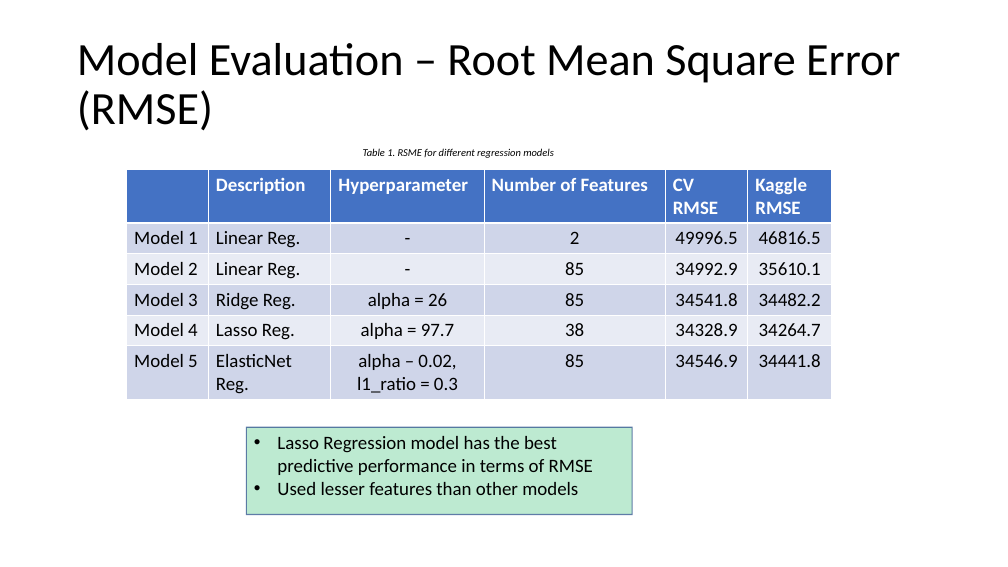
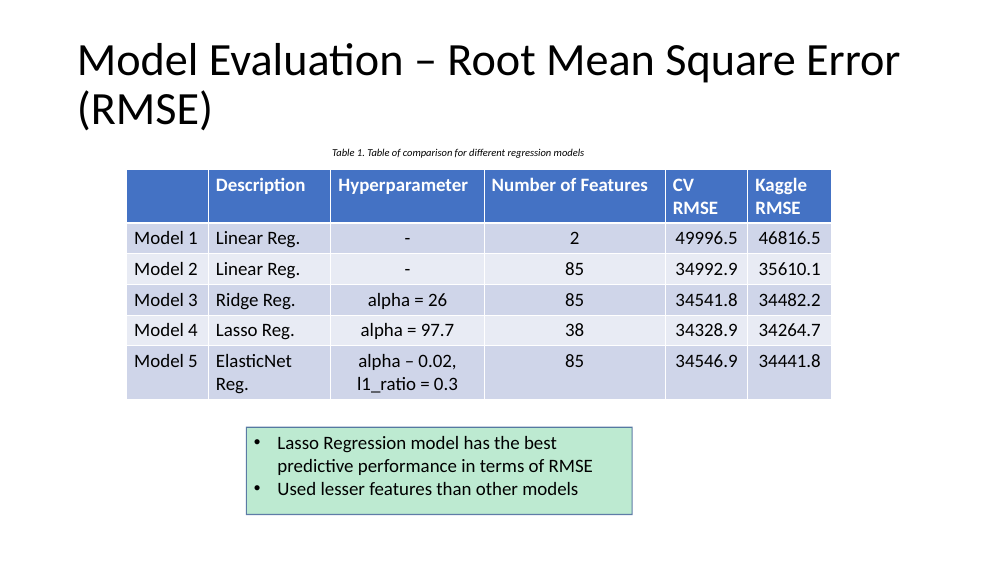
Before and after one commit to jpschew/GA-projects-DSI24, a slide deck: slide 8 of GA-project2/GA-project2.pptx. Drawn at 1008x567 pixels with LibreOffice and Linux fonts; fonts in the diff are those of the drawing. Boxes give left, top, right and bottom in pixels: in the first picture for what was removed or moved away, otherwise in the second. Text is boxed around its words. In the diff, an @@ line names an element or a change of style, - is before the commit and + after.

```diff
--- a/GA-project2/GA-project2.pptx
+++ b/GA-project2/GA-project2.pptx
@@ text at (332,148,584,158): text changed @@
-Table 1. RSME for different regression models
+Table 1. Table of comparison for different regression models
```
Also in this commit, not shown: 6 other slides changed, 2 other files.
